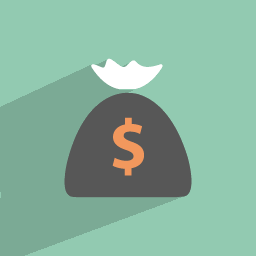
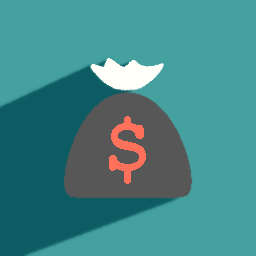
The second 256x256 image is a revision of the first. Changes to its layers:
added layer "$" above "#1" over <box>109,116,146,184</box>
added layer "#1" over <box>63,91,193,199</box>
added layer (unnamed layer) above "financer-icon.png #1" over <box>91,58,163,89</box>
painted on "financer-icon.png #1" over <box>0,0,256,256</box>
added layer "shadow" above "background" over <box>0,56,187,256</box>
renamed "financer-icon.png" to "background", painted on it over <box>0,0,256,256</box>
